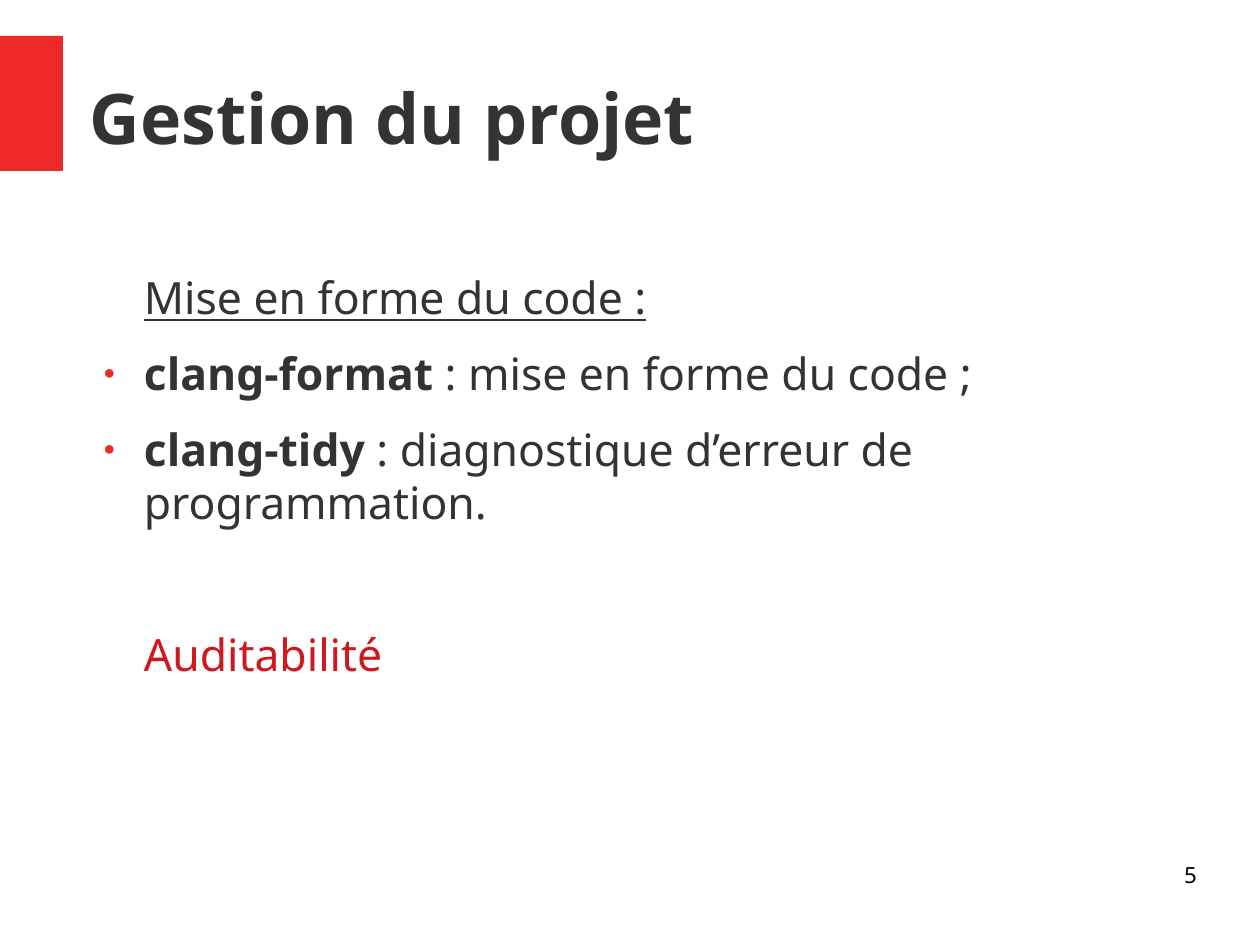
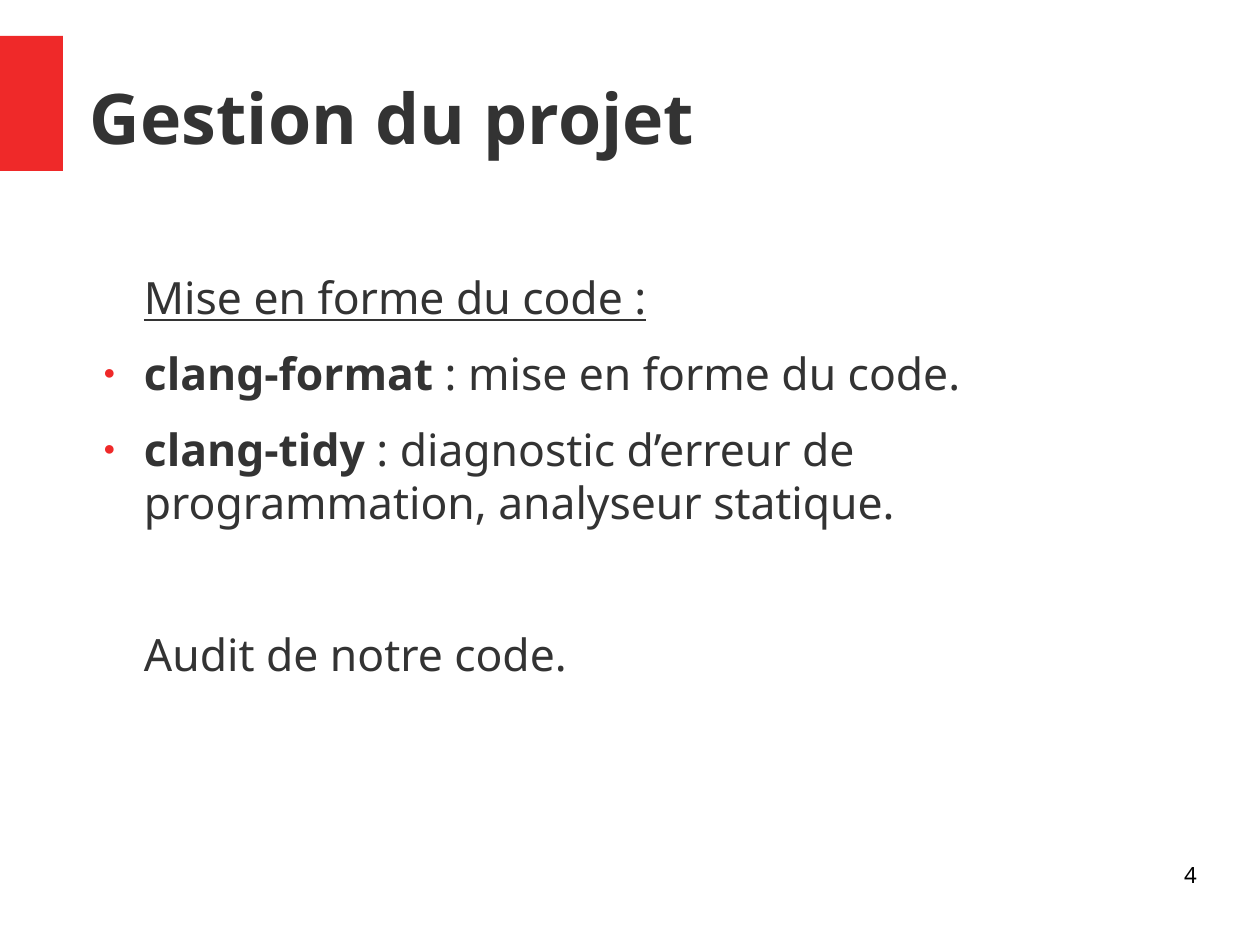
Before and after one commit to Allard-Chris/Aria, a slide deck: slide 4 of docs/[M2CSI]_ICP_Aria_Allard_Aulagnier.odp (slide 5 before the commit). Drawn at 1260x945 pixels with LibreOffice and Linux fonts; fonts in the diff are those of the drawing. Boxes give left, top, right and bottom in pixels: in the first picture for what was removed or moved away, otherwise in the second. Text is boxed around its words. In the diff, an @@ line names an element or a change of style, - is before the commit and + after.

```diff
--- a/docs/[M2CSI]_ICP_Aria_Allard_Aulagnier.odp
+++ b/docs/[M2CSI]_ICP_Aria_Allard_Aulagnier.odp
@@ text at <box>144,356,960,672</box>: text changed @@
-● clang-format : mise en forme du code ;
-● clang-tidy : diagnostique d’erreur de programmation.
-Auditabilité
+● clang-format : mise en forme du code.
+● clang-tidy : diagnostic d’erreur de programmation, analyseur statique.
+Audit de notre code.
@@ page number at <box>1184,867,1197,883</box>: text changed @@
-5
+4
```
Also in this commit, not shown: 11 other slides changed, 1 slide removed.
